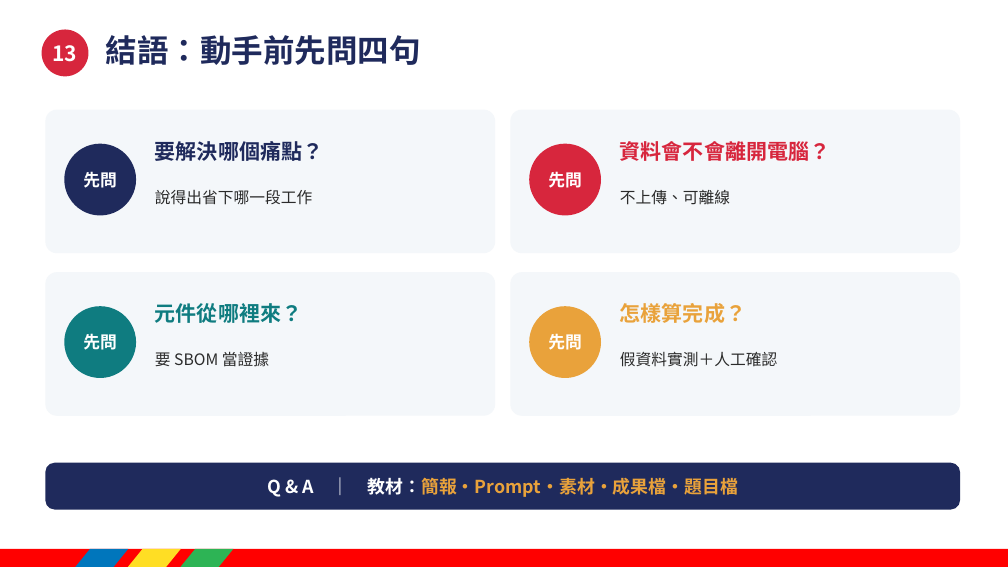
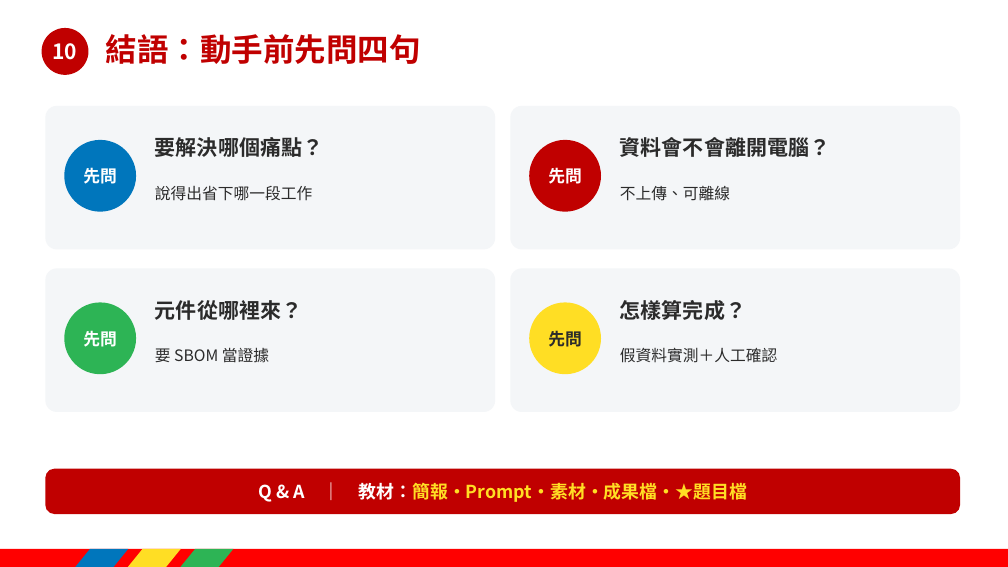
Before and after one commit to chaifeng666/ocr-classify-ui, a slide deck: slide 18 of course-kit/1_簡報_生成式AI產製本地OCR小工具.pptx (slide 14 before the commit). Drawn at 1008x567 pixels with LibreOffice and Linux fonts; fonts in the diff are those of the drawing. Boxes give left, top, right and bottom in pixels: in the first picture for what was removed or moved away, otherwise in the second. Text is boxed around its words. In the diff, an @@ line names an element or a change of style, - is before the commit and + after.

```diff
--- a/course-kit/1_簡報_生成式AI產製本地OCR小工具.pptx
+++ b/course-kit/1_簡報_生成式AI產製本地OCR小工具.pptx
@@ ellipse "10" at box(42, 28, 88, 75): fill #D7263D to #C00000 @@
@@ title "結語：動手前先問四句" at box(106, 34, 421, 64): text colour #1F2A5C to #C00000 @@
@@ text in ellipse at box(53, 43, 78, 60): text changed @@
-13
+10
@@ ellipse "先問" at box(64, 140, 136, 212): fill #1F2A5C to #0076BC @@
@@ text "要解決哪個痛點？" at box(155, 137, 323, 157): text colour #1F2A5C to #2B2B2B @@
@@ ellipse "先問" at box(529, 140, 601, 212): fill #D7263D to #C00000 @@
@@ text "資料會不會離開電腦？" at box(620, 137, 830, 157): text colour #D7263D to #2B2B2B @@
@@ 4 ellipses, 4 texts, 4 rounded rectangles: place and size @@
-4 ellipses, 4 texts, 4 rounded rectangles at box(45, 110, 960, 416)
+4 ellipses, 4 texts, 4 rounded rectangles at box(45, 106, 960, 412)
@@ fill #F4F7FA to #F4F6F8 in 4 elements at box(510, 106, 960, 250), box(45, 106, 495, 250), box(45, 268, 495, 412), box(510, 268, 960, 412) @@
@@ text "元件從哪裡來？" at box(155, 300, 302, 320): text colour #0F7C80 to #2B2B2B @@
@@ text "怎樣算完成？" at box(620, 300, 746, 320): text colour #E9A23B to #2B2B2B @@
@@ ellipse "先問" at box(64, 302, 136, 374): fill #0F7C80 to #2DB455 @@
@@ ellipse "先問" at box(529, 302, 601, 374): text colour #FFFFFF to #2B2B2B; fill #E9A23B to #FFDE24 @@
@@ rounded rectangle: place and size @@
-rounded rectangle at box(45, 463, 960, 510)
+rounded rectangle at box(45, 469, 960, 514)
@@ rounded rectangle at box(45, 469, 960, 514): fill #1F2A5C to #C00000 @@
@@ text at box(258, 482, 748, 502): text changed; text colour #E9A23B to #FFDE24 @@
-Q & A ｜ 教材：簡報・Prompt・素材・成果檔・題目檔
+Q & A ｜ 教材：簡報・Prompt・素材・成果檔・★題目檔
```
Also in this commit, not shown: 9 other slides changed, 8 slides added, 4 slides removed, 6 other files.
